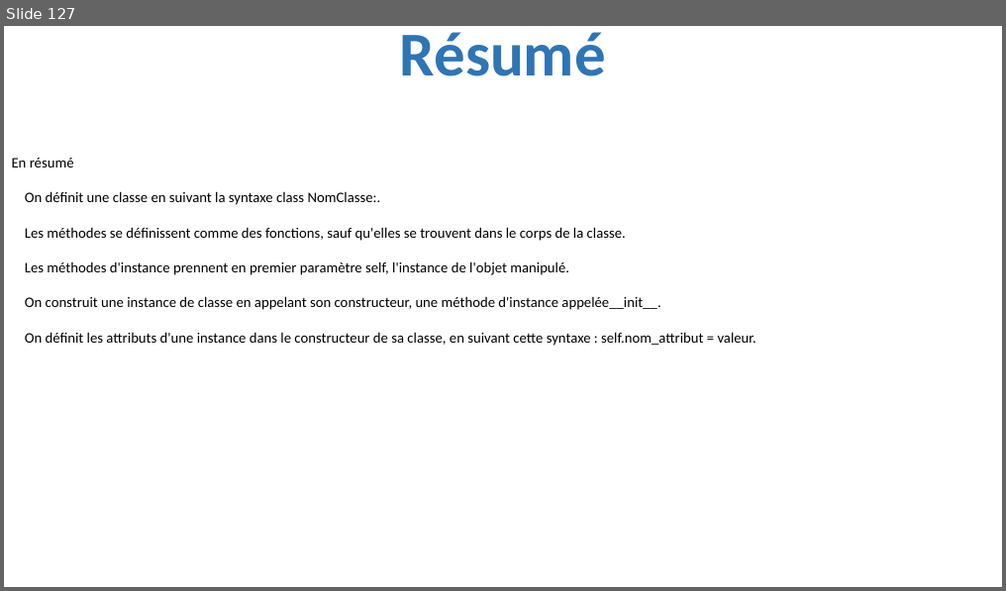
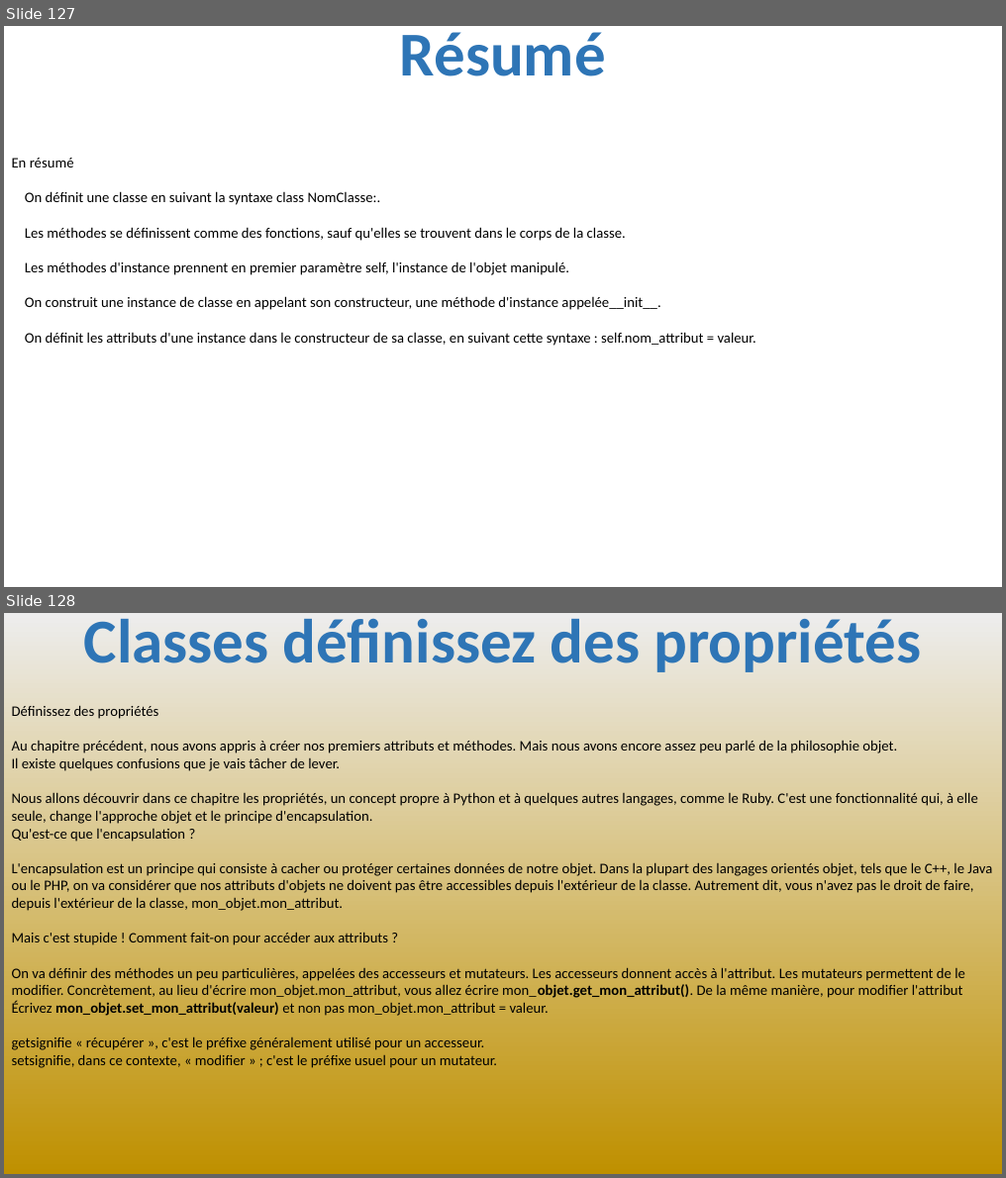
Before and after one commit to julienPalleau/PythonDoc, a slide deck: Python-resume.pptx. Shown one above the other, each under a label of ours: slide 127 before the commit, slides 127 and 128 after it. The pictures are 1006x591 and 1006x1178 pixels, drawn with LibreOffice and Linux fonts; fonts in the diff are those of the drawing. Boxes give left, top, right and bottom in pixels: in the first picture for what was removed or moved away, otherwise in the second. Text is boxed around its words. In the diff, an @@ line names an element or a change of style, - is before the commit and + after.

Commit message:
chapitre sur les proprietes

```diff
--- a/Python-resume.pptx
+++ b/Python-resume.pptx
@@ slide 128 added at [4, 613, 1002, 1174], background gradient #EDEDED to #BF9000 @@
@@ title added at [84, 618, 921, 672], 60 pt, text #2E75B6, bold @@
+Classes définissez des propriétés
@@ text added at [12, 705, 992, 1068], 14 pt, text #000000 @@
+Définissez des propriétés
+Au chapitre précédent, nous avons appris à créer nos premiers attributs et méthodes. Mais nous avons encore assez peu parlé de la philosophie objet.
+Il existe quelques confusions que je vais tâcher de lever.
+Nous allons découvrir dans ce chapitre les propriétés, un concept propre à Python et à quelques autres langages, comme le Ruby. C'est une fonctionnalité qui, à elle
+seule, change l'approche objet et le principe d'encapsulation.
+Qu'est-ce que l'encapsulation ?
+L'encapsulation est un principe qui consiste à cacher ou protéger certaines données de notre objet. Dans la plupart des langages orientés objet, tels que le C++, le Java
+ou le PHP, on va considérer que nos attributs d'objets ne doivent pas être accessibles depuis l'extérieur de la classe. Autrement dit, vous n'avez pas le droit de faire,
+depuis l'extérieur de la classe, mon_objet.mon_attribut.
+Mais c'est stupide ! Comment fait-on pour accéder aux attributs ?
+On va définir des méthodes un peu particulières, appelées des accesseurs et mutateurs. Les accesseurs donnent accès à l'attribut. Les mutateurs permettent de le
+modifier. Concrètement, au lieu d'écrire mon_objet.mon_attribut, vous allez écrire mon_objet.get_mon_attribut(). De la même manière, pour modifier l'attribut
+Écrivez mon_objet.set_mon_attribut(valeur) et non pas mon_objet.mon_attribut = valeur.
+getsignifie « récupérer », c'est le préfixe généralement utilisé pour un accesseur.
+setsignifie, dans ce contexte, « modifier » ; c'est le préfixe usuel pour un mutateur.
```
Also in this commit, not shown: 7 other slides added.
